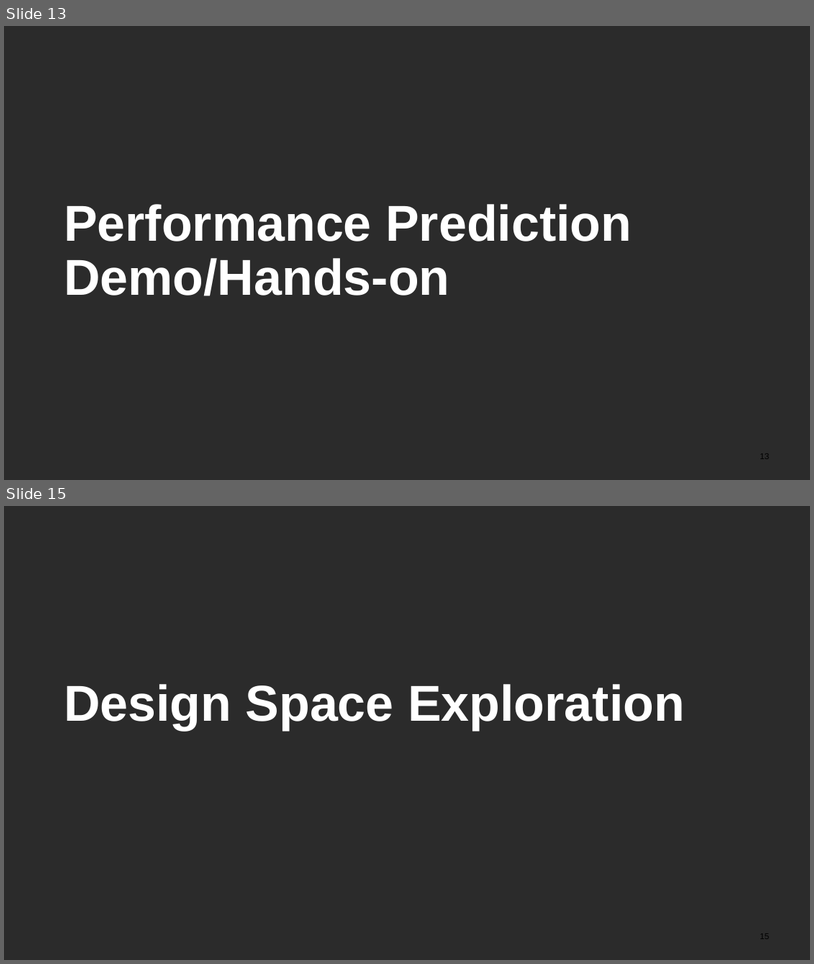
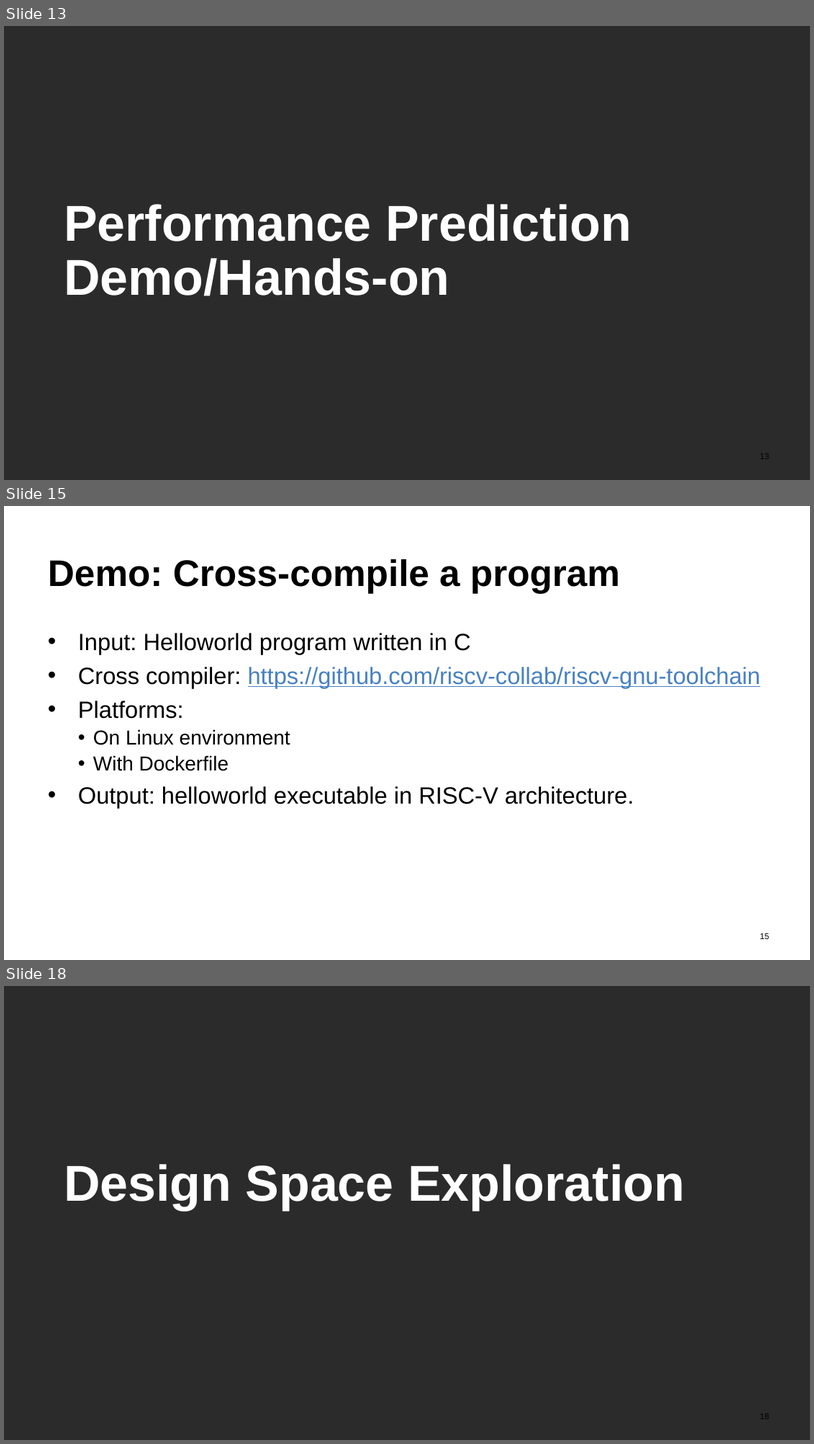
Before and after one commit to PerfVec/PerfVec, a slide deck: Tutorials/SIGMETRICS2025/sigmetrics25_tutorial_slides.pptx. Shown one above the other, each under a label of ours: slides 13 and 15 before the commit, slides 13, 15 and 18 after it; the slides between them are not shown. The pictures are 814x964 and 814x1444 pixels, drawn with LibreOffice and Linux fonts; fonts in the diff are those of the drawing; background and template pictures are left out; a plain dark background stands for a picture behind light text. Boxes give left, top, right and bottom in pixels: in the first picture for what was removed or moved away, otherwise in the second. Text is boxed around its words. In the diff, an @@ line names an element or a change of style, - is before the commit and + after.

```diff
--- a/Tutorials/SIGMETRICS2025/sigmetrics25_tutorial_slides.pptx
+++ b/Tutorials/SIGMETRICS2025/sigmetrics25_tutorial_slides.pptx
@@ slide 15 added at (x1=4, y1=506, x2=810, y2=960), background picture (left out) @@
@@ title added at (x1=48, y1=559, x2=620, y2=593), 44 pt, text #000000, bold @@
+Demo: Cross-compile a program
@@ text added at (x1=78, y1=633, x2=761, y2=808), 28 pt, text #000000 @@
+• Input: Helloworld program written in C
+• Cross compiler: https://github.com/riscv-collab/riscv-gnu-toolchain
+• Platforms:
+  • On Linux environment
+  • With Dockerfile
+• Output: helloworld executable in RISC-V architecture.
@@ page number added at (x1=760, y1=933, x2=769, y2=939), 10 pt, text #000000 @@
+15
@@ what was slide 15 is now slide 18 @@
```
Also in this commit, not shown: 1 slide changed, 3 other slides added, 2 slides removed.
